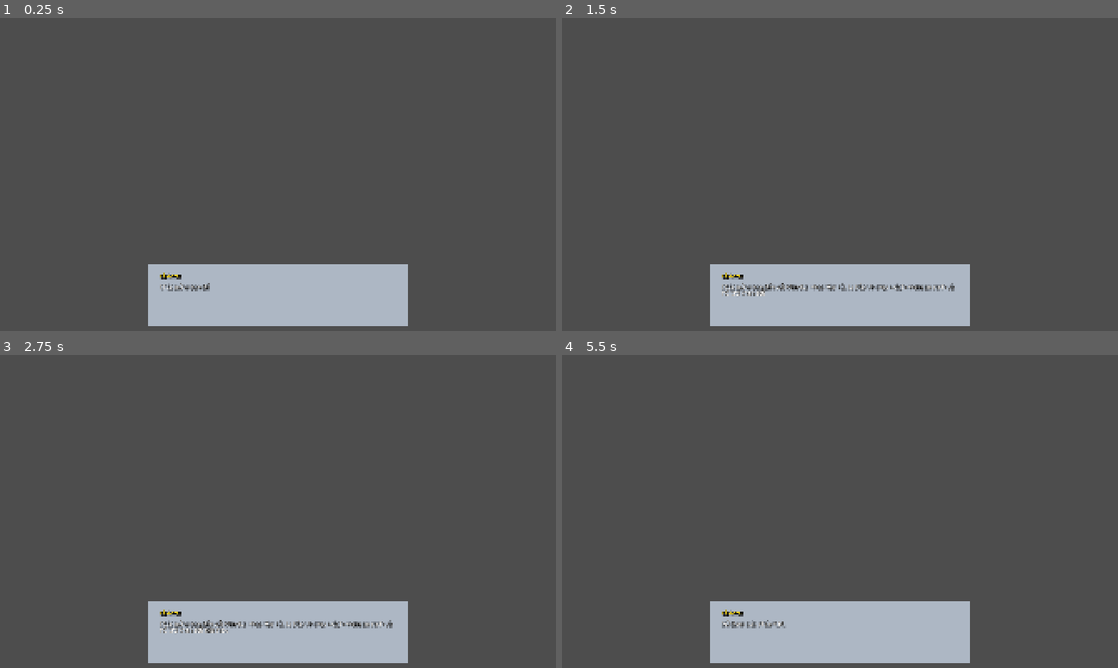
Above: before the commit, frames 1-4 (two rows, left to right).
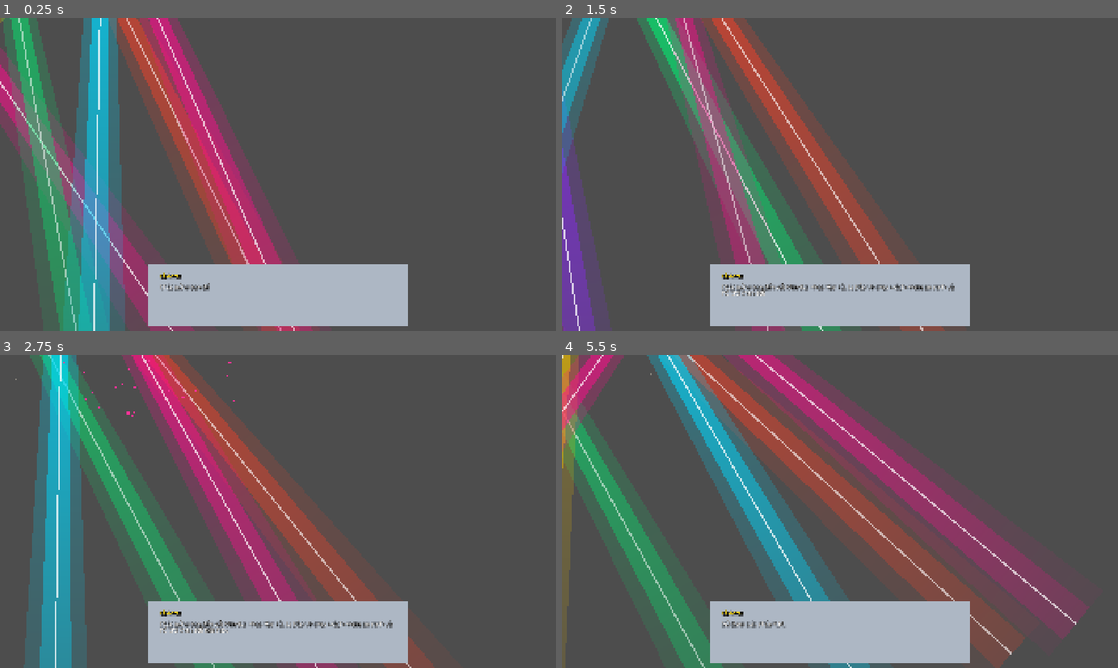
Above: after the commit, the same moments.

Repository: dctrngg/concert
Game: Godot game, scene res://Scene/stage.tscn
Two runs of this game, one before a commit and one after it. Both use one fixed random seed, a clock stepped at 60 frames per second and the inputs below. This scene is started directly instead of the project's main scene. Sound files missing from this copy of the repository are replaced by a short silence.
Inputs (mouse positions are in pixels of both pictures, inside the frame that each line leads up to):
- Up to frame 1 (0.25 s): no input
- Up to frame 2 (1.5 s): tap Enter at 0.5 s; move the mouse to (962, 158) at 0.52 s; hold D (move_right) 0.53-1.28 s; hold Shift (run) 0.53-1.28 s; click (962, 158) at 0.67 s; move the mouse to (728, 190) at 1.27 s; hold S (move_down) from 1.28 s (still down); tap E at 1.35 s
- Up to frame 3 (2.75 s): move the mouse to (333, 442) at 2.02 s; release S (move_down) at 2.03 s; hold D (move_right) from 2.03 s (still down); hold Shift (run) from 2.03 s (still down)
- Up to frame 4 (5.5 s): move the mouse to (812, 574) at 2.77 s; release D (move_right) at 2.78 s; release Shift (run) at 2.78 s; hold W (move_up) 2.78-3.53 s; tap E at 2.85, 4.35 s; click (812, 574) at 2.92 s; move the mouse to (1006, 558) at 3.52 s; hold Shift (run) 3.53-4.28 s; hold A (move_left) 3.53-5.03 s; move the mouse to (673, 464) at 4.27 s; move the mouse to (867, 511) at 5.02 s; hold S (move_down) from 5.03 s (still down); hold Shift (run) from 5.03 s (still down); click (867, 511) at 5.17 s

The runs differ from the first frame. In frame 1, 26% of the frame differs, in the area x 0-58%, y 0-100%; in frame 2, 21%; in frame 3, 27%; in frame 4, 36%, in the area x 0-95%, y 0-100%.
Error before the commit: Parse Error: Function "_setup_led_and_laser_effects()" not found in base self. (res://Scripts/stage.gd:62)

Commit message:
fix: restore missing _setup_led_and_laser_effects and _setup_stage_artists functions in stage.gd

Diff:
--- a/Scripts/stage.gd
+++ b/Scripts/stage.gd
@@ -62,6 +62,72 @@
 	_setup_led_and_laser_effects()
 	_setup_stage_artists()
 	_setup_confetti_and_atmosphere()
+
+func _setup_led_and_laser_effects() -> void:
+	_led_display = Node2D.new()
+	_led_display.name = "LEDDisplay"
+	_led_display.z_index = 1
+	add_child(_led_display)
+	_led_display.draw.connect(_on_draw_led_display)
+
+	_laser_beams = Node2D.new()
+	_laser_beams.name = "LaserBeams"
+	_laser_beams.z_index = 2
+	add_child(_laser_beams)
+	_laser_beams.draw.connect(_on_draw_laser_beams)
+
+@export var artist_scale: Vector2 = Vector2(6.0, 6.0)
+@export var artist_offsets: Array[Vector2] = [
+	Vector2(0, -420),     # Ca sĩ chính (Giữa sân khấu)
+	Vector2(-240, -460),  # Nhạc công Trái (Cánh trái)
+	Vector2(240, -460)    # Nhạc công Phải (Cánh phải)
+]
+
+func _setup_stage_artists() -> void:
+	_artists_container = Node2D.new()
+	_artists_container.name = "ArtistsContainer"
+	_artists_container.z_index = 3
+	add_child(_artists_container)
+
+	await get_tree().process_frame
+
+	var cm = get_tree().get_first_node_in_group("crowd_manager")
+
+	for i in range(artist_offsets.size()):
+		var base_pos = artist_offsets[i]
+		_artist_base_positions.append(base_pos)
+		_artist_current_x.append(base_pos.x)
+		_artist_target_x.append(base_pos.x)
+		_artist_state_timer.append(randf_range(1.0, 4.0))
+		_artist_action_state.append(0)
+
+		var artist = AnimatedSprite2D.new()
+		artist.name = "StageArtist_%d" % i
+		artist.position = base_pos
+		artist.scale = artist_scale
+
+		var sf: SpriteFrames = null
+		if cm and cm.has_method("get_random_outfit_sprite_frames"):
+			sf = cm.get_random_outfit_sprite_frames()
+
+		if sf == null:
+			var player_scene = load("res://Scene/Player.tscn")
+			if player_scene:
+				var dummy = player_scene.instantiate()
+				var p_sprite = dummy.get_node_or_null("AnimatedSprite2D")
+				if p_sprite and p_sprite.sprite_frames:
+					sf = p_sprite.sprite_frames
+				dummy.queue_free()
+
+		if sf != null:
+			artist.sprite_frames = sf
+			if sf.has_animation("idle_down"):
+				artist.play("idle_down")
+			elif sf.has_animation("walk_down"):
+				artist.play("walk_down")
+
+		_artists_container.add_child(artist)
+		_stage_artist_sprites.append(artist)
 
 func _setup_confetti_and_atmosphere() -> void:
 	# 1. Hạt Bụi Đèn Spotlight Lơ Lửng (Ambient Dust Motes)
